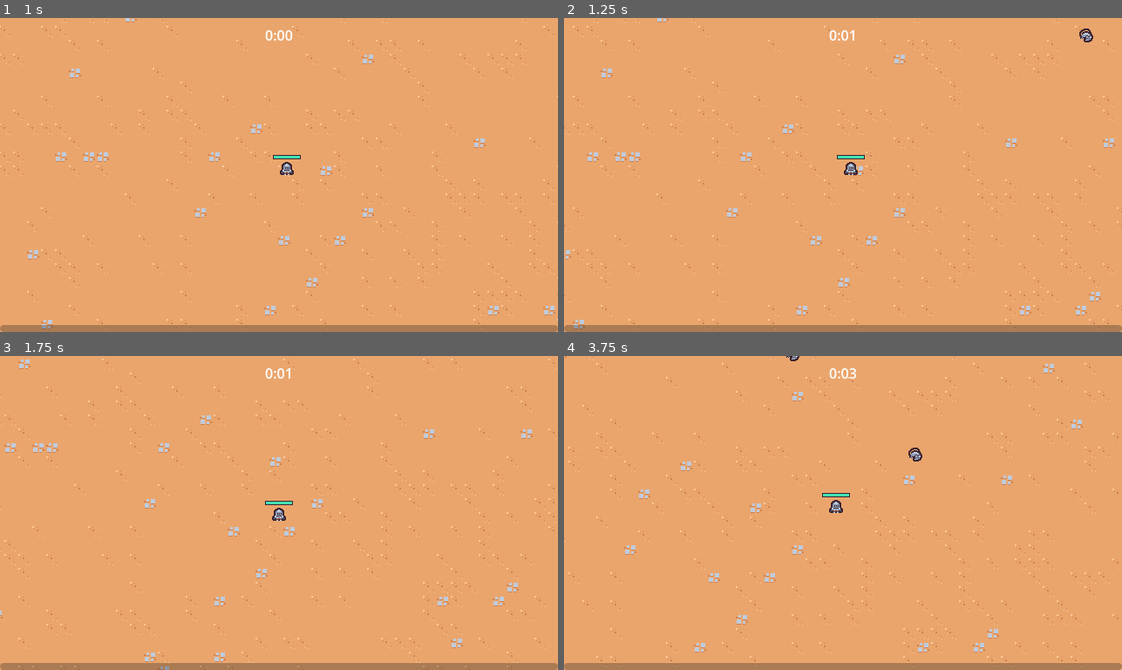
Above: before the commit, frames 1-4 (two rows, left to right).
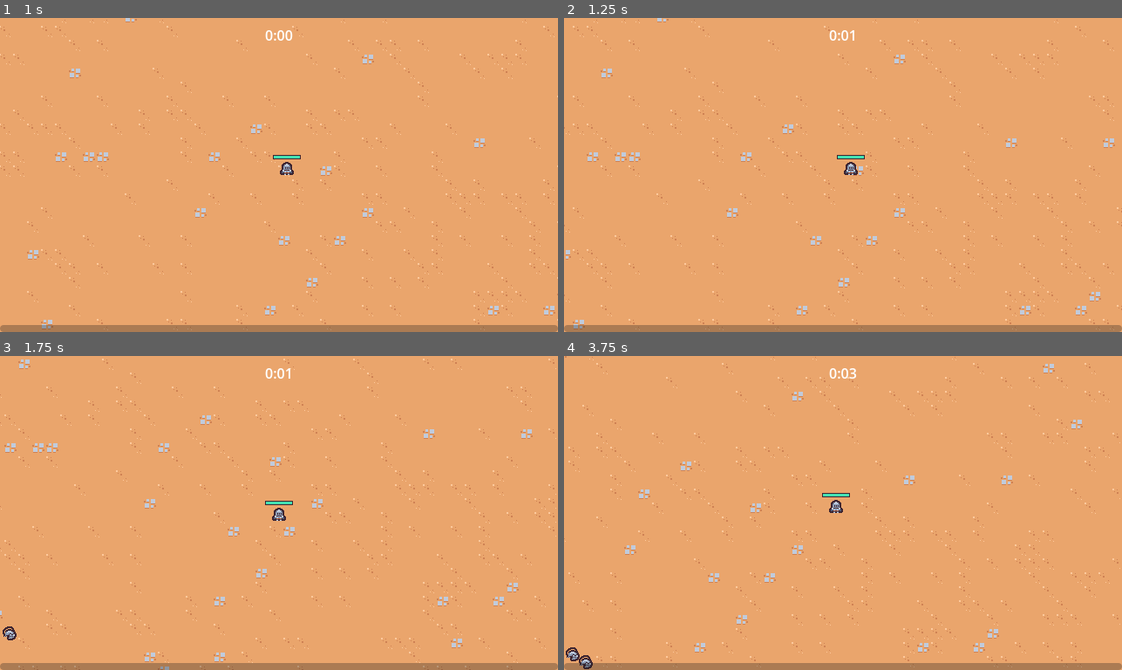
Above: after the commit, the same moments.

Repository: Marllon-Freitas/rogue-like-style-game
Game: Godot game, scene res://scenes/main/main.tscn
The game is run twice, just before and just after one commit, with the same random seed, the same clock (stepped at 60 frames per second) and the same inputs.
Inputs (mouse positions are in pixels of both pictures, inside the frame that each line leads up to):
- Up to frame 1 (1 s): tap Enter at 0.5 s; move the mouse to (401, 159) at 0.52 s; press the mouse at (401, 159) at 0.53 s; hold D (move_right) from 0.53 s (still down)
- Up to frame 2 (1.25 s): keep holding D (move_right)
- Up to frame 3 (1.75 s): move the mouse to (167, 528) at 1.27 s; release D (move_right) at 1.28 s; release the mouse at (167, 528) at 1.28 s; hold S (move_down) from 1.28 s (still down); click (167, 528) at 1.35 s
- Up to frame 4 (3.75 s): move the mouse to (898, 443) at 2.02 s; release S (move_down) at 2.03 s; press the mouse at (898, 443) at 2.03 s; hold D (move_right) 2.03-2.78 s; move the mouse to (815, 575) at 2.77 s; release the mouse at (815, 575) at 2.78 s; hold W (move_up) 2.78-3.53 s; click (815, 575) at 2.85 s; move the mouse to (1010, 560) at 3.52 s; press the mouse at (1010, 560) at 3.53 s; hold A (move_left) from 3.53 s (still down)

Frame 1 is identical in both runs. In frame 2, less than 0.1% of the frame differs, in the area x 92-95%, y 3-8%; in frame 3, less than 0.1%; in frame 4, 0.3%, in the area x 0-65%, y 0-100%.

Commit message:
fix: preventing the enemies from spawning outside the arena

Diff:
--- a/scenes/manager/enemy_manager.gd
+++ b/scenes/manager/enemy_manager.gd
@@ -1,6 +1,8 @@
 extends Node
 
 const SPAWN_RADIUS = 360
+const TERRAIN_LAYER_MASK = 1
+const DIRECTIONS_TO_CHECK = 4
 
 @export var basic_enemy_scene: PackedScene
 @export var arena_time_manager: Node
@@ -16,19 +18,41 @@
 	arena_time_manager.arena_difficulty_increased.connect(on_arena_difficulty_increased)
 
 
+func get_spawn_position():
+	var player = get_tree().get_first_node_in_group("player")
+	if player == null:
+		return Vector2.ZERO
+
+	var spawn_position: Vector2 = Vector2.ZERO
+	var random_direction: Vector2 = Vector2.RIGHT.rotated(randf_range(0, TAU))
+	for i in DIRECTIONS_TO_CHECK:
+		spawn_position = player.global_position + (random_direction * SPAWN_RADIUS)
+
+		var intersect_ray_query_parameters = PhysicsRayQueryParameters2D.create(
+			player.global_position, spawn_position, TERRAIN_LAYER_MASK
+		)
+		var result = get_tree().root.world_2d.direct_space_state.intersect_ray(
+			intersect_ray_query_parameters
+		)
+
+		if result.is_empty():
+			break
+		else:
+			random_direction = random_direction.rotated(deg_to_rad(90))
+
+	return spawn_position
+
+
 func on_timer_timeout():
 	timer.start()
 	var player = get_tree().get_first_node_in_group("player")
 	if player == null:
 		return
 
-	var random_direction: Vector2 = Vector2.RIGHT.rotated(randf_range(0, TAU))
-	var spawn_position: Vector2 = player.global_position + (random_direction * SPAWN_RADIUS)
-
 	var enemy: Node2D = basic_enemy_scene.instantiate()
 	var enitird_layer = get_tree().get_first_node_in_group("entities_layer")
 	enitird_layer.add_child(enemy)
-	enemy.global_position = spawn_position
+	enemy.global_position = get_spawn_position()
 
 
 func on_arena_difficulty_increased(arena_difficulty: int):
